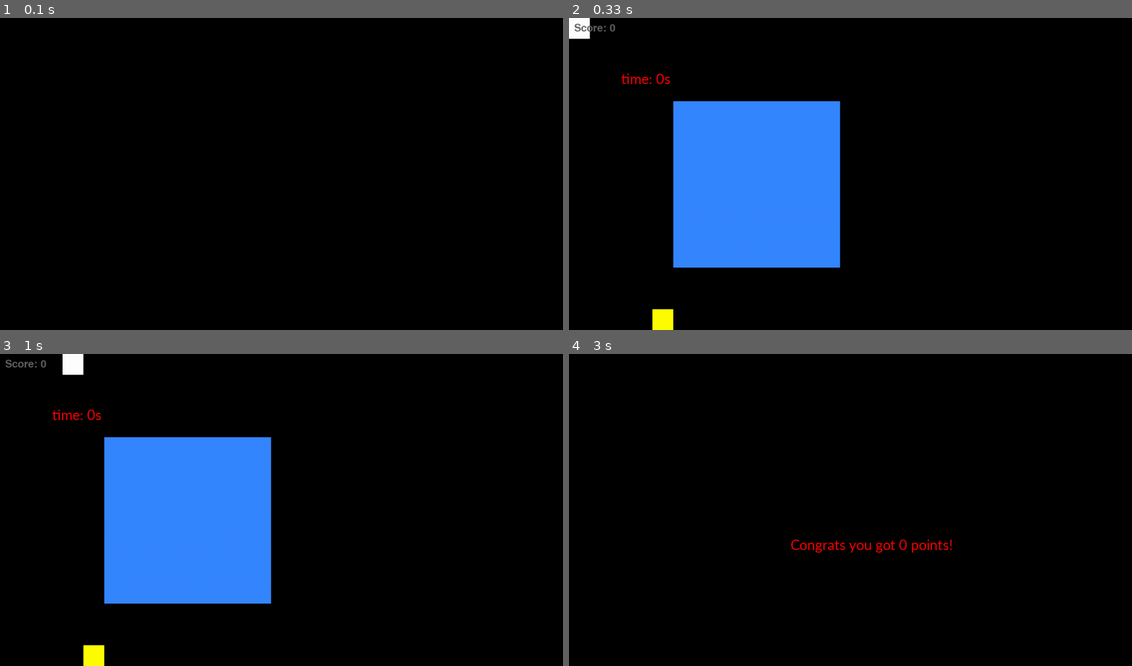
Above: before the commit, frames 1-4 (two rows, left to right).
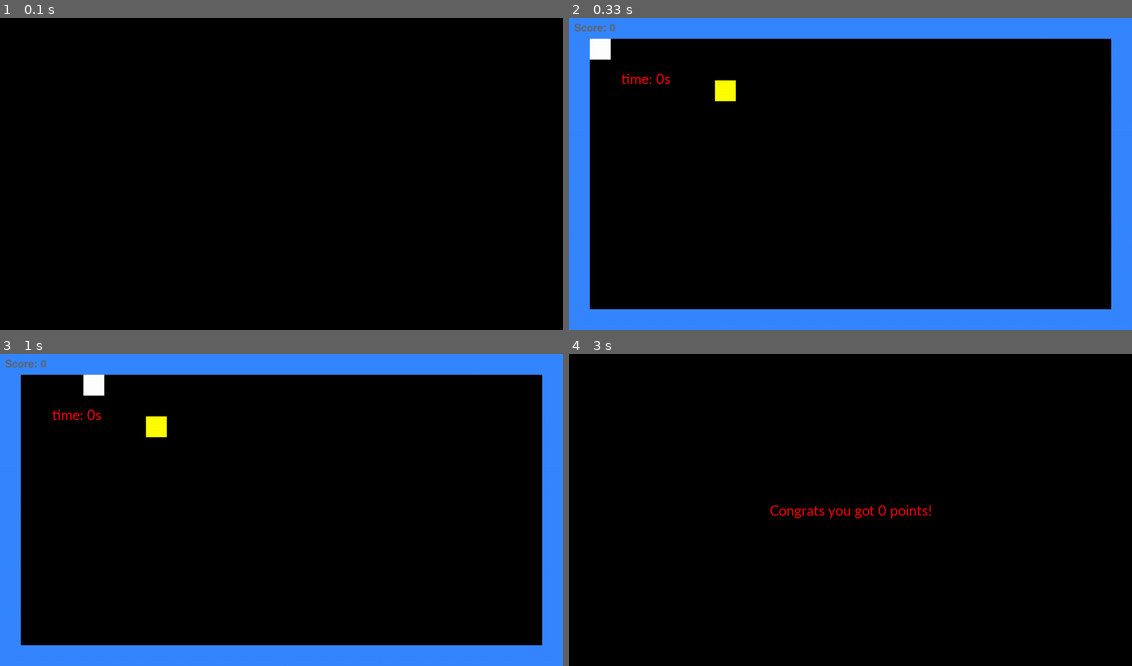
Above: after the commit, the same moments.

Repository: dlccyes/pygame-snake
Game: pygame game, started from snake.py
Two runs of this game, one before a commit and one after it. Both use one fixed random seed, a clock stepped at 60 frames per second and the inputs below.
Inputs:
- Up to frame 1 (0.1 s): no input
- Up to frame 2 (0.33 s): no input
- Up to frame 3 (1 s): hold Right 0.33-0.8 s; hold Up from 0.83 s (still down)
- Up to frame 4 (3 s): release Up at 1.15 s

Frame 1 is identical in both runs. In frame 2, 36% of the frame differs, in the area x 0-100%, y 0-100%; in frame 3, 37%; in frame 4, 0.8%.

Commit message:
parameters
make obs into list to make multiple obstacles possible

Diff:
--- a/snake.py
+++ b/snake.py
@@ -6,7 +6,8 @@
 def main():
     global screenWidth,screenHeight,game_speed,gridSize,delay,\
     x_food,y_food,x_player,y_player,bodies,tail_length,isGame,isEaten,\
-    isEaten_slowpill,generate_slowpill,colordict
+    isEaten_slowpill,generate_slowpill,colordict,next_level_unlocked,\
+    generate_food, l_obs_x,l_obs_y,l_obs_w,l_obs_h
     pygame.init()
 
     screenWidth = 1080
@@ -19,14 +20,18 @@
     delay = 140
     x_food = 0 #food's x pos
     y_food = 0 #food's y pos
-    x_player = 0 #snake's head's x pos
-    y_player = 0 #snake's head's y pos
+    x_player = 1*gridSize #snake's head's x pos
+    y_player = 1*gridSize #snake's head's y pos
     bodies = list()
     tail_length = 1
     isGame = True
     isEaten = True
     isEaten_slowpill = True
     generate_slowpill = False
+    generate_food = True
+    next_level_unlocked = False
+    l_obs_x,l_obs_y,l_obs_w,l_obs_h = [],[],[],[]
+
     colordict = {'yellow':(255,255,0),'blue':(54,135,255),'black':(0,0,0),\
     'white':(255,255,255),'pink':(255,131,239),'red':(255,0,0)}
 
@@ -56,25 +61,6 @@
     sys.exit()
     pygame.quit()
 
-# def reset():
-#     """restart the game"""
-#     global x_food, x_player, y_food, y_player, isEaten, tail_length, bodies, delay
-#     #initial variable
-#     pygame.init()
-#     delay = 140
-#     x_food = 0 #food's x pos
-#     y_food = 0 #food's y pos
-#     x_player = 0 #snake's head's x pos
-#     y_player = 0 #snake's head's y pos
-
-#     bodies = list()
-#     tail_length = 1
-#     isGame = True
-#     isEaten = True
-#     isEaten_slowpill = True
-#     generate_slowpill = False
-#     snake_game()
-
 def pause():
     global isGame,colordict,screen,mouse_pos
     while isGame:
@@ -83,7 +69,7 @@
             if event.type == pygame.QUIT:
                 isGame = False
         mouse_pos = pygame.mouse.get_pos()
-        x_pos,y_pos,width,height=480,270,120,60
+        x_pos,y_pos,width,height=screenWidth/2-120/2,screenHeight/2-60/2,120,60
 
         if (x_pos < mouse_pos[0] < x_pos + width
             and y_pos < mouse_pos[1] < y_pos + height):
@@ -106,10 +92,13 @@
     global tail_length, screen, delay, isGame, colordict
     time.sleep(2)
     screen.fill(colordict['black'])
+
     font = pygame.font.SysFont('Calibri', 30)
     score_text = font.render("Congrats you got " + str(tail_length - 1)
         + " points!",4,colordict['red'])
-    screen.blit(score_text,(425,350))
+    score_text_rect = score_text.get_rect()
+    score_text_rect.center = (screenWidth/2 , screenHeight/2)
+    screen.blit(score_text,score_text_rect)
     pygame.display.flip()
     time.sleep(2) # time.delay
     screen.fill(colordict['black'])
@@ -119,54 +108,64 @@
         for event in pygame.event.get():
             if event.type == pygame.QUIT:
                 isGame = False
-        button('red','pink','quit','white',400,300,120,60,quit_game)
-        button('red','pink','restart','white',600,300,120,60,main)
+        button('red','pink','quit','white',380,screenHeight/2-60/2,120,60,quit_game)
+        button('red','pink','restart','white',580,screenHeight/2-60/2,120,60,main)
         pygame.display.update()
 
 
 def obstacle(x,y,w,h):
     global screen, colordict, x_player, y_player, x_food, y_food,\
-    obs_x,obs_y,obs_w,obs_h
+    l_obs_x,l_obs_y,l_obs_w,l_obs_h
     # pygame.draw.rect(screen,colordict['blue'],(x*gridSize,y*gridSize,w*gridSize,h*gridSize))
     if (x*gridSize < (x_player*2+gridSize)/2 < (x+w)*gridSize
         and y*gridSize < (y_player*2+gridSize)/2 < (y+h)*gridSize):
         how_snake_die()
-    obs_x,obs_y,obs_w,obs_h = x,y,w,h
+    # obs_x,obs_y,obs_w,obs_h = x,y,w,h
+    l_obs_x.append(x)
+    l_obs_y.append(y)
+    l_obs_w.append(w)
+    l_obs_h.append(h)
 
 def generate_food_pos():
     global x_food, y_food, bodies, screenWidth, screenHeight, gridSize,\
-    obs_x,obs_y,obs_w,obs_h
+    l_obs_x,l_obs_y,l_obs_w,l_obs_h
     x_food = random.randint(0, (screenWidth - gridSize) / gridSize) * gridSize #grid num * grid size
     y_food = random.randint(0, (screenHeight - gridSize) / gridSize) * gridSize
 
-    while ((x_food, y_food) in bodies
-        or obs_x*gridSize < (x_food*2+gridSize)/2 < (obs_x+obs_w)*gridSize
-        and obs_y*gridSize < (y_food*2+gridSize)/2 < (obs_y+obs_h)*gridSize):
-        x_food = random.randint(0, (screenWidth - gridSize) / gridSize) * gridSize
-        y_food = random.randint(0, (screenHeight - gridSize) / gridSize) * gridSize
+    for obs_x,obs_y,obs_w,obs_h in zip(l_obs_x,l_obs_y,l_obs_w,l_obs_h):
+        while ((x_food, y_food) in bodies
+            or obs_x*gridSize < (x_food*2+gridSize)/2 < (obs_x+obs_w)*gridSize
+            and obs_y*gridSize < (y_food*2+gridSize)/2 < (obs_y+obs_h)*gridSize):
+            x_food = random.randint(0, (screenWidth - gridSize) / gridSize) * gridSize
+            y_food = random.randint(0, (screenHeight - gridSize) / gridSize) * gridSize
     return x_food, y_food
 
 #same as a food except speed set back to default when eaten
 def generate_slowpill_pos():
     global x_slowpill, y_slowpill, bodies, screenWidth, screenHeight, gridSize,\
-    obs_x,obs_y,obs_w,obs_h
+    l_obs_x,l_obs_y,l_obs_w,l_obs_h
     x_slowpill = random.randint(0, (screenWidth - gridSize) / gridSize) * gridSize #grid num * grid size
     y_slowpill = random.randint(0, (screenHeight - gridSize) / gridSize) * gridSize
 
-    while ((x_slowpill, y_slowpill) in bodies
-        or obs_x*gridSize < (x_slowpill*2+gridSize)/2 < (obs_x+obs_w)*gridSize
-         and obs_y*gridSize < (y_slowpill*2+gridSize)/2 < (obs_y+obs_h)*gridSize):
-        x_slowpill = random.randint(0, (screenWidth - gridSize) / gridSize) * gridSize
-        y_slowpill = random.randint(0, (screenHeight - gridSize) / gridSize) * gridSize
+    for obs_x,obs_y,obs_w,obs_h in zip(l_obs_x,l_obs_y,l_obs_w,l_obs_h):
+        while ((x_slowpill, y_slowpill) in bodies
+            or obs_x*gridSize < (x_slowpill*2+gridSize)/2 < (obs_x+obs_w)*gridSize
+             and obs_y*gridSize < (y_slowpill*2+gridSize)/2 < (obs_y+obs_h)*gridSize):
+            x_slowpill = random.randint(0, (screenWidth - gridSize) / gridSize) * gridSize
+            y_slowpill = random.randint(0, (screenHeight - gridSize) / gridSize) * gridSize
     return x_slowpill, y_slowpill
 
-
+def level_1():
+    global tail_length, next_level_unlocked
+    if tail_length == 11:
+        next_level_unlocked = True
 
 #Game Loop
 def snake_game():
     global generate_slowpill,x_slowpill,y_slowpill,isEaten_slowpill, game_speed,\
     x_food, y_food, x_player, y_player, gridSize, screenWidth, screenHeight, bodies,\
-    delay, tail_length, screen, isGame, isEaten, colordict
+    delay, tail_length, screen, isGame, isEaten, colordict, next_level_unlocked,\
+    generate_food, next_level_unlocked,l_obs_x,l_obs_y,l_obs_w,l_obs_h
 
     screen = pygame.display.set_mode((screenWidth, screenHeight))
     velocity = gridSize
@@ -181,12 +180,10 @@
         #Game's delay
         pygame.time.delay(delay)
 
-        if x_player == 0 and y_player == 0:
+        #start_time updates as long as snake doensn't leave (i.e. move)
+        if x_player == 1*gridSize and y_player == 1*gridSize:
             start_time = pygame.time.get_ticks()
         game_time = pygame.time.get_ticks() - start_time #in-game time
-
-        #pause
-        # if
 
         if up != False or down != False or right != False or left != False :
             #if snake's head touches its body
@@ -232,27 +229,43 @@
                 or y_player < 0 or y_player > screenHeight - gridSize):
             how_snake_die()
 
-        obstacle(5,4,8,8)
-        if isEaten:
-            x_food, y_food = generate_food_pos()
-            isEaten = False
-            delay -= game_speed
-
-        if isEaten_slowpill == True and delay < 120 - score_now:
-            x_slowpill, y_slowpill = generate_slowpill_pos()
-            isEaten_slowpill = False
-            generate_slowpill = True
-        elif isEaten_slowpill == True and delay >= 100:
+        obstacle(0,0,0,0) #level 1
+        # obstacle(5,4,8,8) #level 2
+
+        #parameters
+        obstacle(0,0,screenWidth/gridSize,1)
+        obstacle(0,screenHeight/gridSize-1,screenWidth/gridSize,1)
+        obstacle(0,0,1,screenHeight/gridSize)
+        obstacle(screenWidth/gridSize-1,0,1,screenWidth/gridSize)
+
+        level_1()
+
+        print(delay)
+
+        if next_level_unlocked == True:
             generate_slowpill = False
-
-        if (x_player, y_player) == (x_food, y_food):
-            isEaten = True
-            tail_length += 1
-
-        if generate_slowpill == True and (x_player, y_player) == (x_slowpill, y_slowpill):
-            isEaten_slowpill = True
-            delay += game_speed*5 #set speed back to the start
-            score_now = tail_length
+            generate_food = False
+        elif next_level_unlocked == False:
+            if isEaten:
+                x_food, y_food = generate_food_pos()
+                isEaten = False
+                delay -= game_speed
+
+            if isEaten_slowpill == True and delay < 120 - score_now:
+                x_slowpill, y_slowpill = generate_slowpill_pos()
+                isEaten_slowpill = False
+                generate_slowpill = True
+            elif isEaten_slowpill == True and delay >= 100:
+                generate_slowpill = False
+
+            if generate_food == True and (x_player, y_player) == (x_food, y_food):
+                isEaten = True
+                tail_length += 1
+
+            if generate_slowpill == True and (x_player, y_player) == (x_slowpill, y_slowpill):
+                isEaten_slowpill = True
+                delay += game_speed*5 #set speed back to the start
+                score_now = tail_length
 
 
         while (len(bodies) > tail_length):
@@ -260,10 +273,14 @@
 
         screen.fill((0, 0, 0))
 
+        #draw obstacle
+
+        for obs_x,obs_y,obs_w,obs_h in zip(l_obs_x,l_obs_y,l_obs_w,l_obs_h):
+            pygame.draw.rect(screen,colordict['blue'],(obs_x*gridSize,obs_y*gridSize,obs_w*gridSize,obs_h*gridSize))
 
         #draw food
-        pygame.draw.rect(screen,colordict['blue'],(obs_x*gridSize,obs_y*gridSize,obs_w*gridSize,obs_h*gridSize))
-        pygame.draw.rect(screen,colordict['yellow'], (x_food, y_food, gridSize, gridSize))
+        if generate_food == True:
+            pygame.draw.rect(screen,colordict['yellow'], (x_food, y_food, gridSize, gridSize))
 
         #draw slowpill
         if generate_slowpill == True:
@@ -276,8 +293,6 @@
         font = pygame.font.SysFont("None", 30)
         textScore = font.render("Score: {}".format(tail_length - 1), True, (100, 100, 100))
         screen.blit(textScore, (10, 10))
-
-
 
         font = pygame.font.SysFont('Calibri', 30)
         time_text = font.render('time: %ss'%str(game_time//1000), True, (255, 0, 0))
